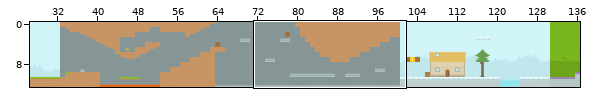
Level history. Tiled map: core/assets/Level1.tmx. Above: a wide view before the commit, with the close-up outlined.
Close-up. As it was:
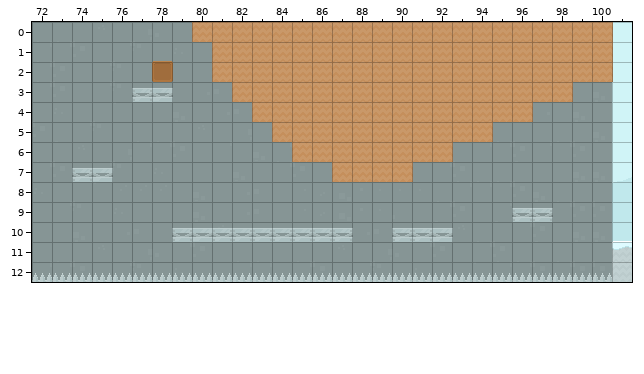
Cells are 20x20 px. Shown: x 72..101, y 0..12. The commit also changed other parts of the map, which this record leaves out.
The same view after the edit:
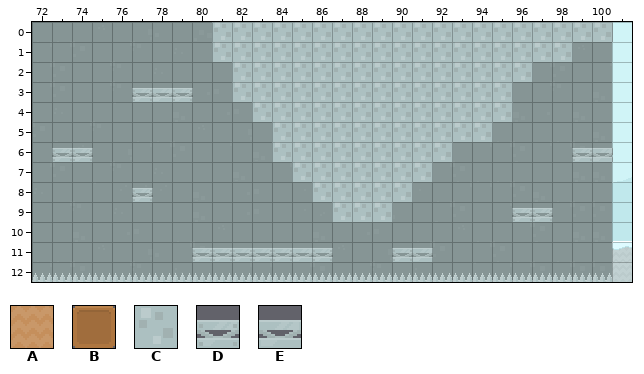
Key: from "spritesheet": A 32, B 192, C 332, D 796, E 797.
_ is an empty cell.
From old to new:
Layer "Graphics":
Tile C replaces tile A in row 0 at x 81 to 100; in row 1 at x 81 to 98; in row 2 at x 82 to 96; in row 3 at x 82 to 95; in row 4 at x 83 to 95; in row 5 at x 84 to 94.
Tile C replaces tile A in row 6 at x 85 to 92; in row 7 at x 87 to 90.
Tile C is added in row 6 at x 84; in row 7 at x 85 to 86 and 91; in row 8 at x 86 to 90; in row 9 at x 87 to 89.
Tile D is added in row 3 at x 79; in row 6 at x 73 to 74 and 99; in row 8 at x 77; in row 11 at x 80 to 84, 86 and 90.
Tile E is added in row 6 at x 100; in row 11 at x 85 and 91.
The edit erases tile A in row 0 at x 80; in row 1 at x 99 to 100; in row 2 at x 81 and 97 to 100; in row 3 at x 96 to 98; in row 4 at x 96.
The edit erases tile B in row 2 at x 78.
The edit erases tile D in row 7 at x 74; in row 10 at x 79, 81 to 87 and 90 to 91.
The edit erases tile E in row 7 at x 75; in row 10 at x 80 and 92.
Changed places in both close-ups, as pixel boxes (x1, y1, x2, y2):
changed: (132, 22, 613, 262)
changed: (52, 148, 113, 182)
